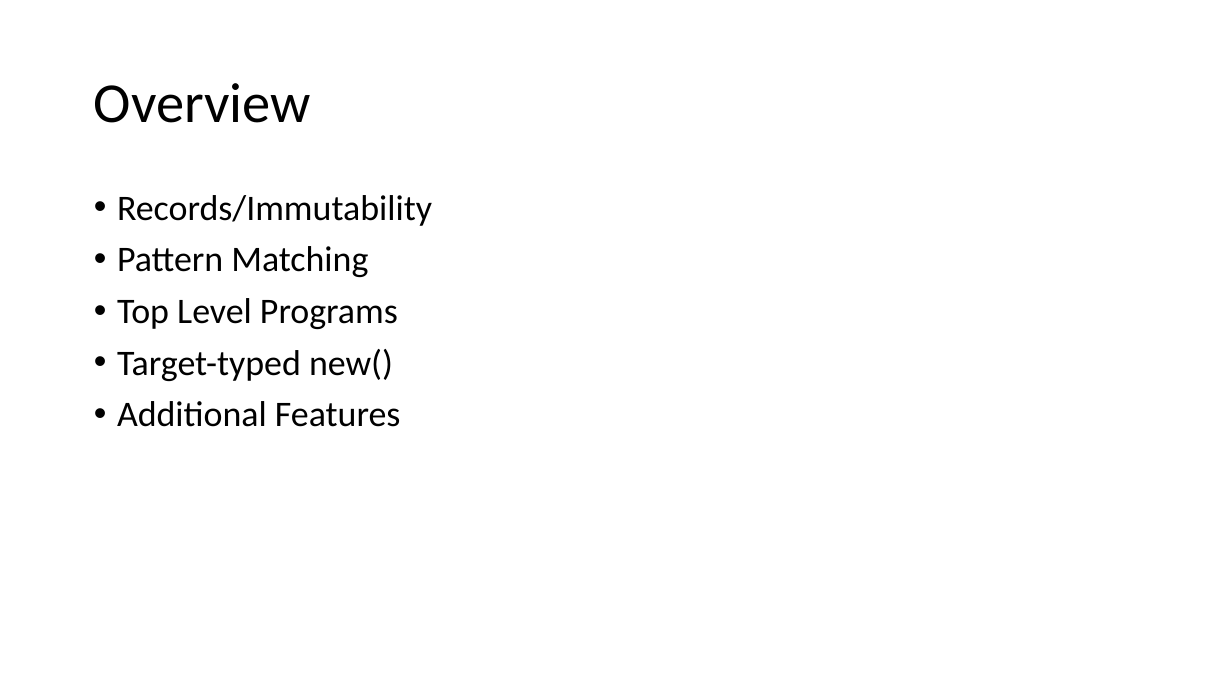
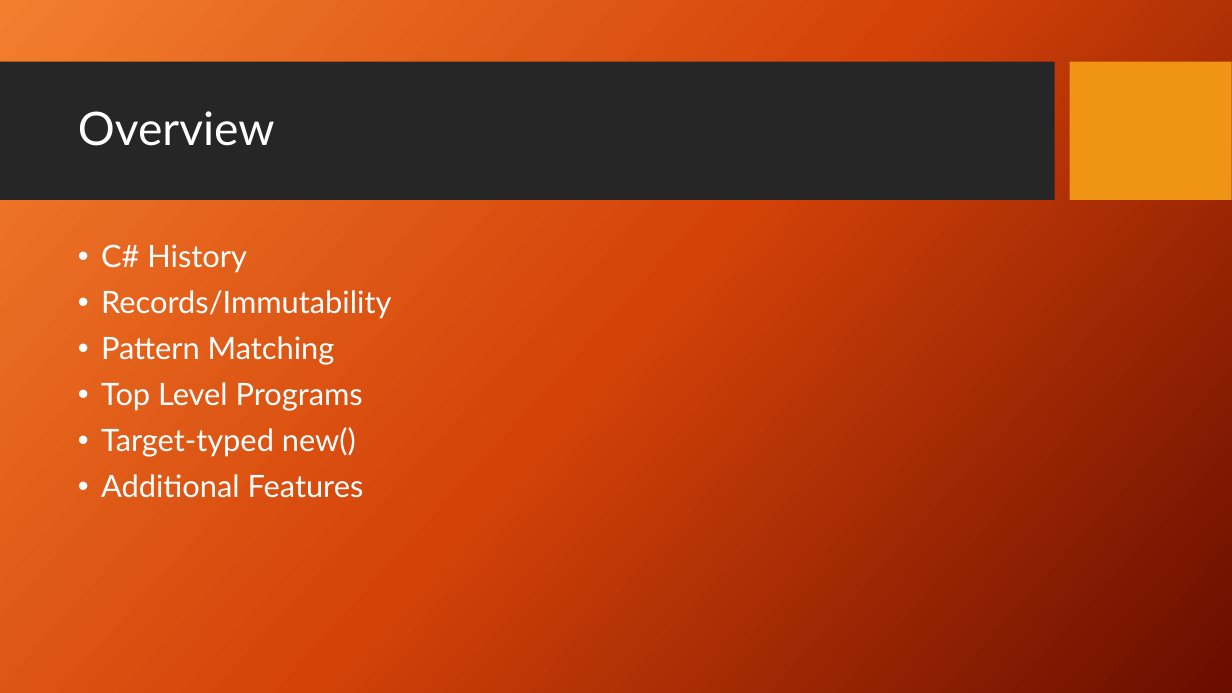
Before and after one commit to JoeMayo/WhatsNewInCSharp9, a slide deck: slide 3 of WhatsNewInCSharp9.pptx. Drawn at 1232x693 pixels with LibreOffice and Linux fonts; fonts in the diff are those of the drawing; background and template pictures are left out. Boxes give left, top, right and bottom in pixels: in the first picture for what was removed or moved away, otherwise in the second. Text is boxed around its words. In the diff, an @@ line names an element or a change of style, - is before the commit and + after.

```diff
--- a/WhatsNewInCSharp9.pptx
+++ b/WhatsNewInCSharp9.pptx
@@ background #FFFFFF to picture (left out) @@
@@ rectangle added at <box>0,62,1055,201</box>, fill #262626 @@
@@ title "Overview": place and size @@
-title "Overview" at <box>94,83,311,123</box>
+title "Overview" at <box>78,111,275,146</box>
@@ title "Overview" at <box>78,111,275,146</box>: size 44 to 36 pt, font Calibri to Lato, text colour #000000 to #FFFFFF @@
@@ rectangle added at <box>1070,62,1232,201</box>, fill #F09415 @@
@@ text "C# History": place and size @@
-text "C# History" at <box>117,195,432,427</box>
+text "C# History" at <box>101,244,391,498</box>
@@ text at <box>101,244,247,273</box>: paragraph added @@
+• C# History
@@ text at <box>101,290,391,498</box>: size 28 to 24 pt, font Calibri to Lato, text colour #000000 to #FFFFFF @@
```
Also in this commit, not shown: 8 other slides changed, 1 slide added, 3 other files.
